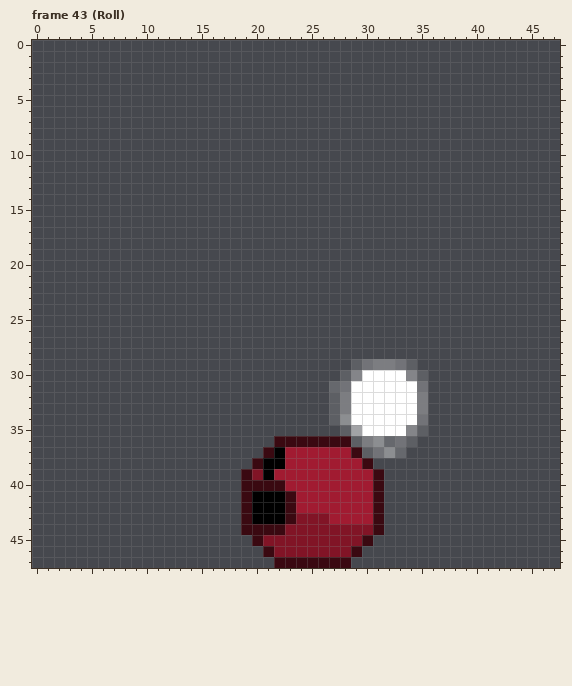
Pixel-art file: Assets/Character/Personagem Principal/Hood_Full.aseprite. This is how it looked before the edit.
48x48 pixels, 66 frames. Pixels under 10% opacity are left out. Colours within 5 levels of each other are drawn and written as one. Shown: frame 43 (Roll). The commit also changed other frames, which this record leaves out.
Now the later version:
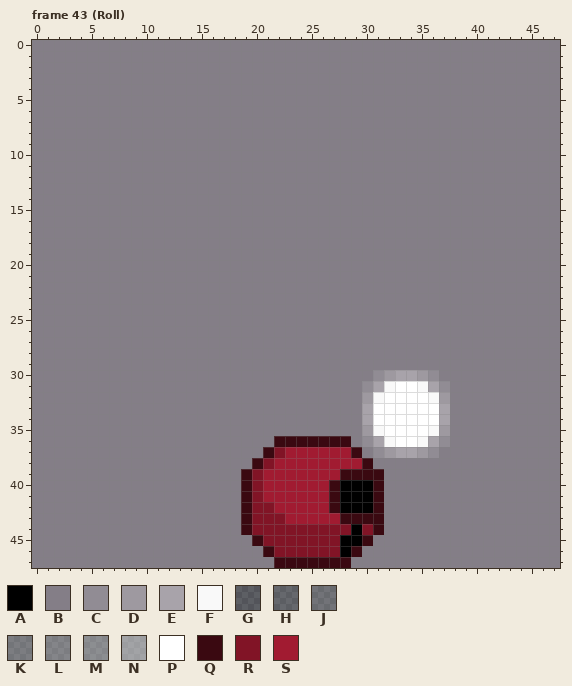
Palette (. is transparent): A #000000  B #847e87  C #918c94  D #9e99a0  E #a8a3aa  F #f9f9f9  G #ffffff20  H #ffffff2c  J #ffffff3c  K #ffffff4a  L #ffffff55  M #ffffff61  N #ffffff7f  P #ffffff  Q #3a0911  R #811426  S #a11b31
Changes in this commit:
layer "BG" added
Changed rows in their new state; - is an unchanged pixel.
Frame 43 (Roll), layers "Layer 2", "Layer 1", "BG":
first column x 0:
 0 BBBBBBBBBBBBBBBBBBBBBBBBBBBBBBBBBBBBBBBBBBBBBBBB
 1 BBBBBBBBBBBBBBBBBBBBBBBBBBBBBBBBBBBBBBBBBBBBBBBB
 2 BBBBBBBBBBBBBBBBBBBBBBBBBBBBBBBBBBBBBBBBBBBBBBBB
 3 BBBBBBBBBBBBBBBBBBBBBBBBBBBBBBBBBBBBBBBBBBBBBBBB
 4 BBBBBBBBBBBBBBBBBBBBBBBBBBBBBBBBBBBBBBBBBBBBBBBB
 5 BBBBBBBBBBBBBBBBBBBBBBBBBBBBBBBBBBBBBBBBBBBBBBBB
 6 BBBBBBBBBBBBBBBBBBBBBBBBBBBBBBBBBBBBBBBBBBBBBBBB
 7 BBBBBBBBBBBBBBBBBBBBBBBBBBBBBBBBBBBBBBBBBBBBBBBB
 8 BBBBBBBBBBBBBBBBBBBBBBBBBBBBBBBBBBBBBBBBBBBBBBBB
 9 BBBBBBBBBBBBBBBBBBBBBBBBBBBBBBBBBBBBBBBBBBBBBBBB
10 BBBBBBBBBBBBBBBBBBBBBBBBBBBBBBBBBBBBBBBBBBBBBBBB
11 BBBBBBBBBBBBBBBBBBBBBBBBBBBBBBBBBBBBBBBBBBBBBBBB
12 BBBBBBBBBBBBBBBBBBBBBBBBBBBBBBBBBBBBBBBBBBBBBBBB
13 BBBBBBBBBBBBBBBBBBBBBBBBBBBBBBBBBBBBBBBBBBBBBBBB
14 BBBBBBBBBBBBBBBBBBBBBBBBBBBBBBBBBBBBBBBBBBBBBBBB
15 BBBBBBBBBBBBBBBBBBBBBBBBBBBBBBBBBBBBBBBBBBBBBBBB
16 BBBBBBBBBBBBBBBBBBBBBBBBBBBBBBBBBBBBBBBBBBBBBBBB
17 BBBBBBBBBBBBBBBBBBBBBBBBBBBBBBBBBBBBBBBBBBBBBBBB
18 BBBBBBBBBBBBBBBBBBBBBBBBBBBBBBBBBBBBBBBBBBBBBBBB
19 BBBBBBBBBBBBBBBBBBBBBBBBBBBBBBBBBBBBBBBBBBBBBBBB
20 BBBBBBBBBBBBBBBBBBBBBBBBBBBBBBBBBBBBBBBBBBBBBBBB
21 BBBBBBBBBBBBBBBBBBBBBBBBBBBBBBBBBBBBBBBBBBBBBBBB
22 BBBBBBBBBBBBBBBBBBBBBBBBBBBBBBBBBBBBBBBBBBBBBBBB
23 BBBBBBBBBBBBBBBBBBBBBBBBBBBBBBBBBBBBBBBBBBBBBBBB
24 BBBBBBBBBBBBBBBBBBBBBBBBBBBBBBBBBBBBBBBBBBBBBBBB
25 BBBBBBBBBBBBBBBBBBBBBBBBBBBBBBBBBBBBBBBBBBBBBBBB
26 BBBBBBBBBBBBBBBBBBBBBBBBBBBBBBBBBBBBBBBBBBBBBBBB
27 BBBBBBBBBBBBBBBBBBBBBBBBBBBBBBBBBBBBBBBBBBBBBBBB
28 BBBBBBBBBBBBBBBBBBBBBBBBBBBBBBBBBBBBBBBBBBBBBBBB
29 BBBBBBBBBBBBBBBBBBBBBBBBBBBBBBBBBBBBBBBBBBBBBBBB
30 BBBBBBBBBBBBBBBBBBBBBBBBBBBBBBBCDEEDCBBBBBBBBBBB
31 BBBBBBBBBBBBBBBBBBBBBBBBBBBBBBCEF--FECBBBBBBBBBB
32 BBBBBBBBBBBBBBBBBBBBBBBBBBBBBBDF---PFDBBBBBBBBBB
33 BBBBBBBBBBBBBBBBBBBBBBBBBBBBBBE----PPEBBBBBBBBBB
34 BBBBBBBBBBBBBBBBBBBBBBBBBBBBBBE----PPEBBBBBBBBBB
35 BBBBBBBBBBBBBBBBBBBBBBBBBBBBBBDF--PPFDBBBBBBBBBB
36 BBBBBBBBBBBBBBBBBBBBBB-------BCEFPPFECBBBBBBBBBB
37 BBBBBBBBBBBBBBBBBBBBB-R-------BCDEEDCBBBBBBBBBBB
38 BBBBBBBBBBBBBBBBBBBB-RS--------BBBBBBBBBBBBBBBBB
39 BBBBBBBBBBBBBBBBBBB--S------QQQ-BBBBBBBBBBBBBBBB
40 BBBBBBBBBBBBBBBBBBB-RSS----QAAA-BBBBBBBBBBBBBBBB
41 BBBBBBBBBBBBBBBBBBB-RSSS---QAAA-BBBBBBBBBBBBBBBB
42 BBBBBBBBBBBBBBBBBBB-RRSS---QAAA-BBBBBBBBBBBBBBBB
43 BBBBBBBBBBBBBBBBBBB-RRRSSSS-QQQ-BBBBBBBBBBBBBBBB
44 BBBBBBBBBBBBBBBBBBB-RRR------A--BBBBBBBBBBBBBBBB
45 BBBBBBBBBBBBBBBBBBBB--------AA-BBBBBBBBBBBBBBBBB
46 BBBBBBBBBBBBBBBBBBBBB-------A-BBBBBBBBBBBBBBBBBB
47 BBBBBBBBBBBBBBBBBBBBBB-------BBBBBBBBBBBBBBBBBBB
Boxes around the changes in both pictures, in picture pixels (x1, y1, x2, y2):
changed: (32, 40, 560, 568)
